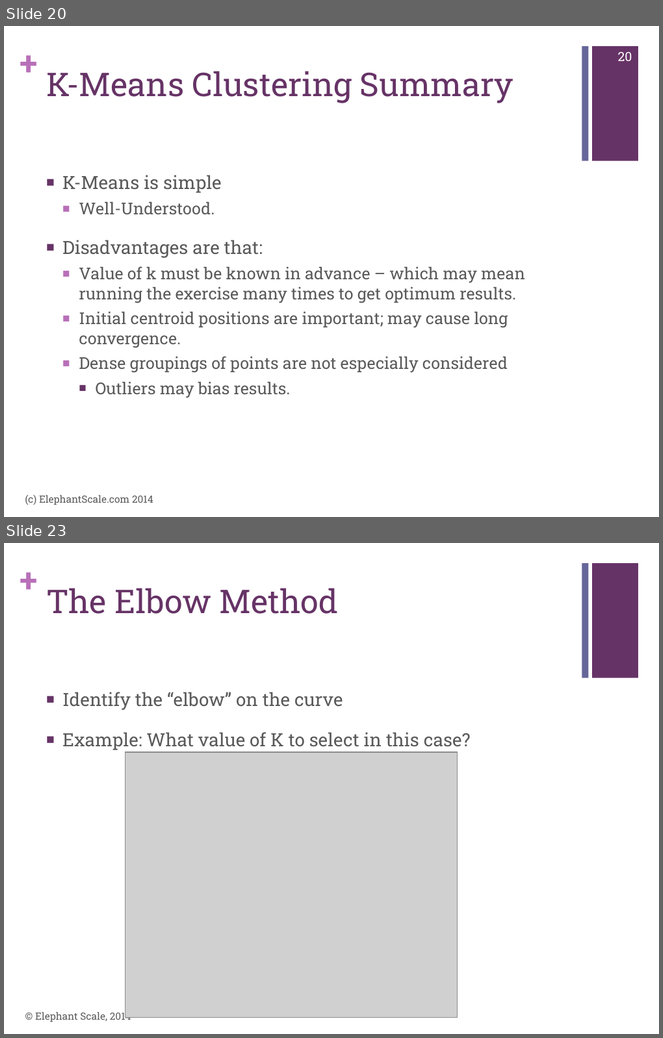
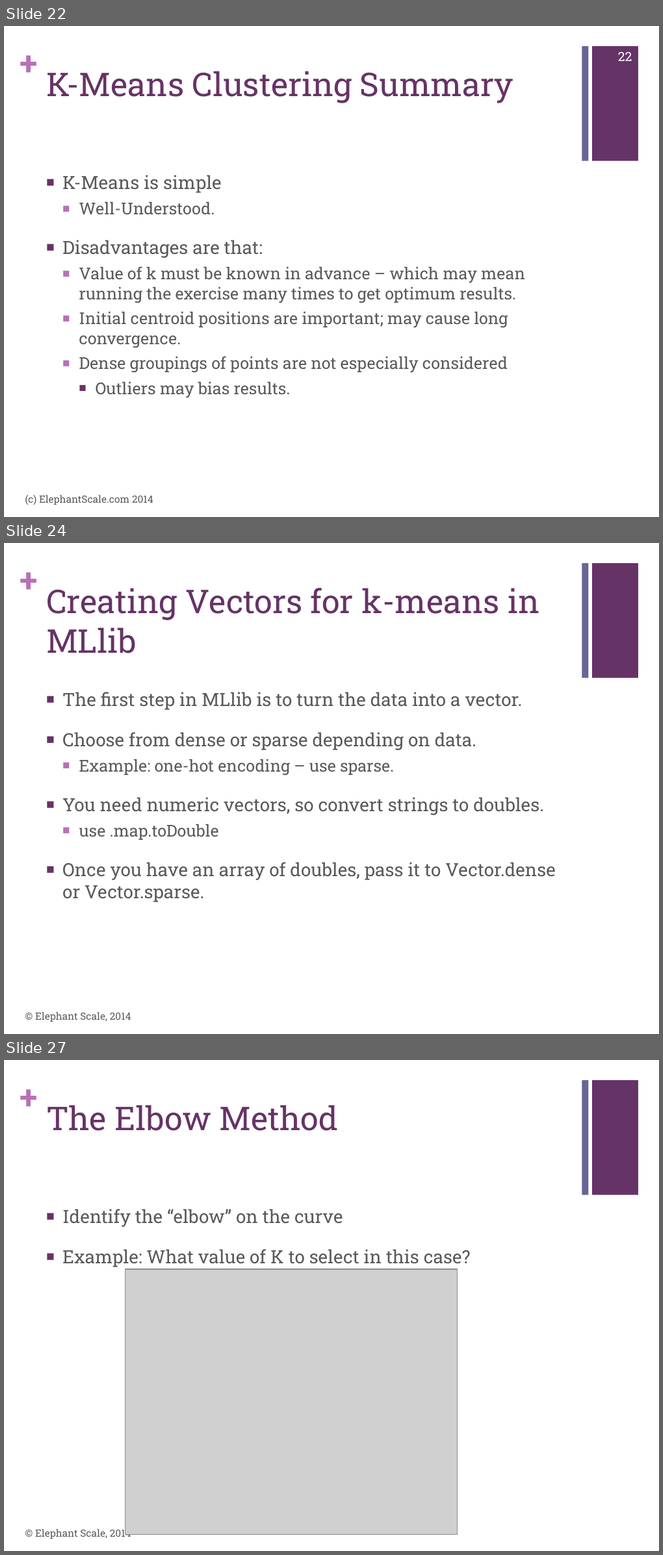
Before and after one commit to mattvinks/spark-labs, a slide deck: slides/MLLib.pptx. Shown one above the other, each under a label of ours: slides 20 and 23 before the commit, slides 22, 24 and 27 after it; the slides between them are not shown. The pictures are 663x1038 and 663x1555 pixels, drawn with LibreOffice and Linux fonts; fonts in the diff are those of the drawing; grey boxes stand for pictures. Boxes give left, top, right and bottom in pixels: in the first picture for what was removed or moved away, otherwise in the second. Text is boxed around its words. In the diff, an @@ line names an element or a change of style, - is before the commit and + after.

Commit message:
Added latest MLLib.

```diff
--- a/slides/MLLib.pptx
+++ b/slides/MLLib.pptx
@@ slide 24 added at box(4, 543, 659, 1034), background #FFFFFF; not listed: 3 template elements that a slide beside it also shows @@
@@ title added at box(46, 588, 540, 653), 36 pt, text #663366 @@
+Creating Vectors for k-means in MLlib
@@ text added at box(62, 692, 555, 902), 20 pt, text #595959 @@
+■ The first step in MLlib is to turn the data into a vector.
+■ Choose from dense or sparse depending on data.
+  ■ Example: one-hot encoding – use sparse.
+■ You need numeric vectors, so convert strings to doubles.
+  ■ use .map.toDouble
+■ Once you have an array of doubles, pass it to Vector.dense or Vector.sparse.
@@ text added at box(35, 1012, 131, 1022), 11 pt, text #595959 @@
+© Elephant Scale, 2014
@@ what was slide 20 is now slide 22 @@
@@ page number at box(618, 52, 633, 61): text changed @@
-20
+22
@@ what was slide 23 is now slide 27 @@
```
Also in this commit, not shown: 3 slides changed, 4 other slides added.
